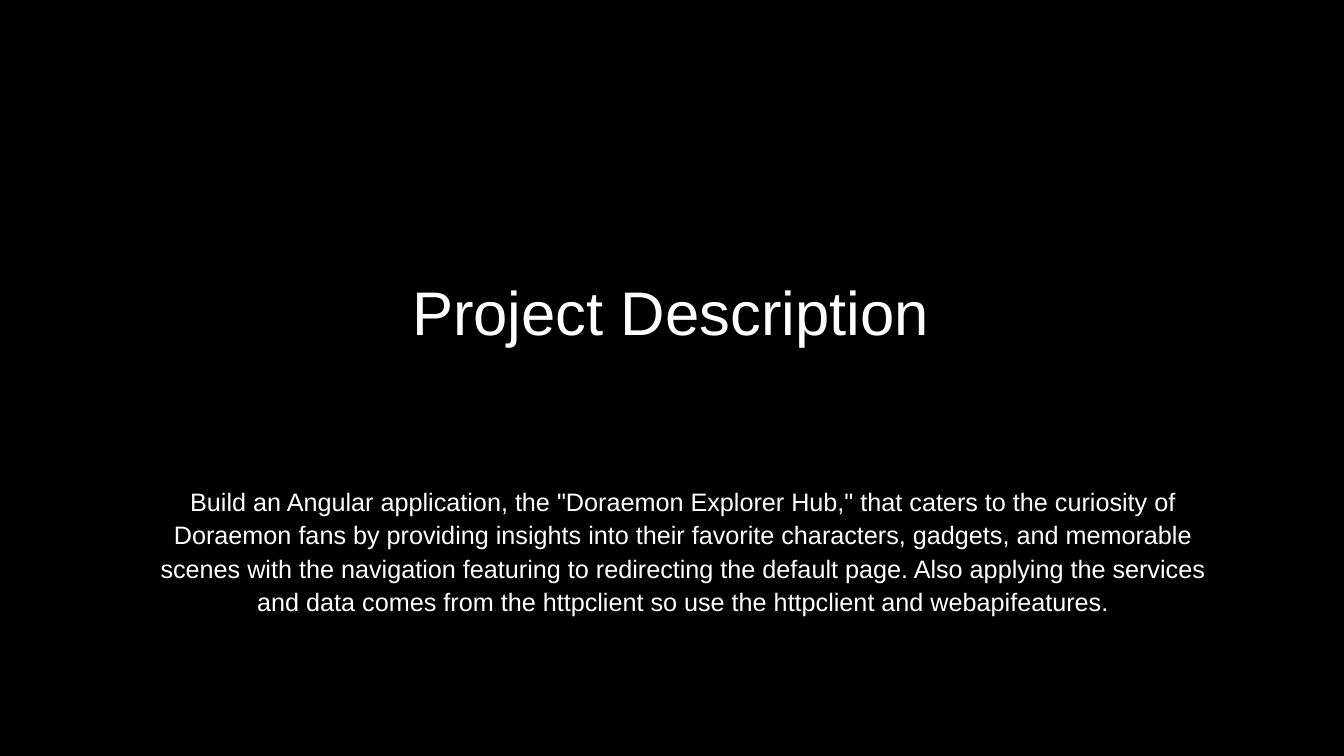
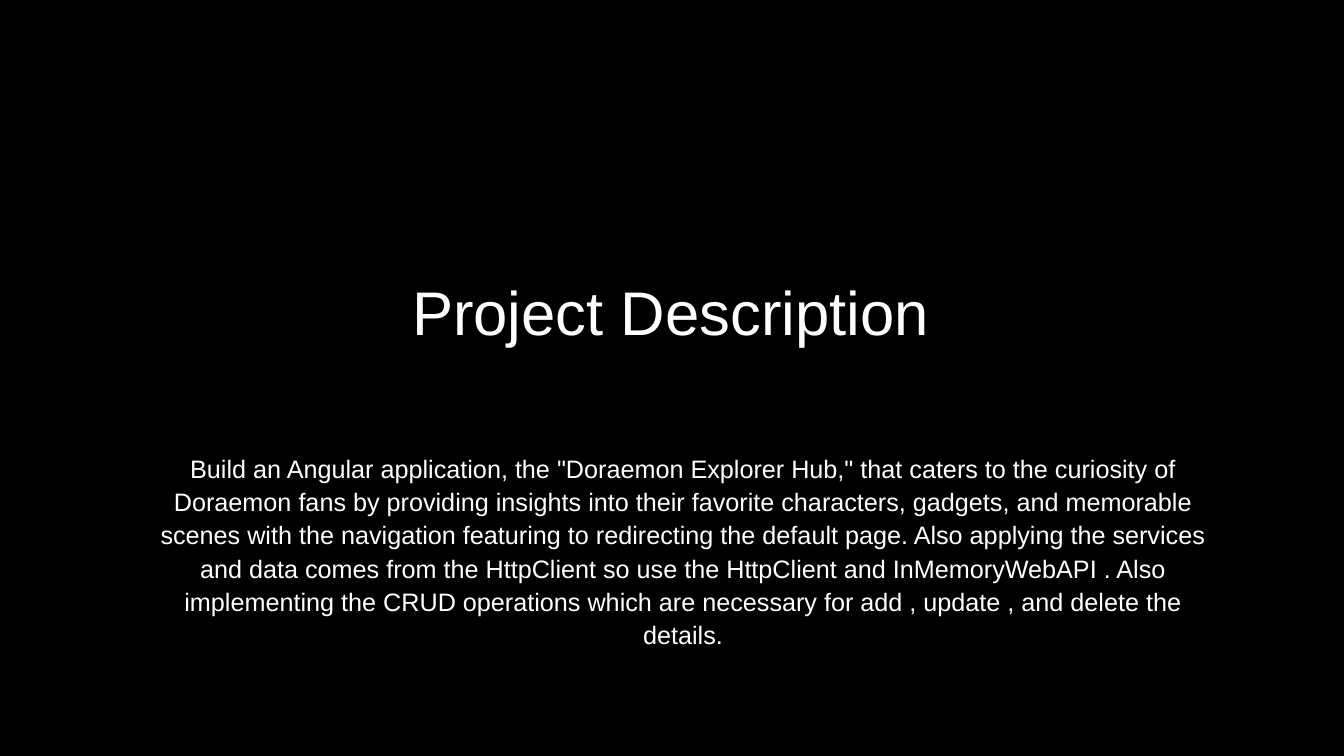
Before and after one commit to Nitanshi1/ANGULAR_Assesment, a slide deck: slide 1 of Doraemon_Hub_Adv/Doraemon_Explorer_Hub2.pptx (slide 2 before the commit). Drawn at 1344x756 pixels with LibreOffice and Linux fonts; fonts in the diff are those of the drawing; background and template pictures are left out; a plain dark background stands for a picture behind light text. Boxes give left, top, right and bottom in pixels: in the first picture for what was removed or moved away, otherwise in the second. Text is boxed around its words. In the diff, an @@ line names an element or a change of style, - is before the commit and + after.

```diff
--- a/Doraemon_Hub_Adv/Doraemon_Explorer_Hub2.pptx
+++ b/Doraemon_Hub_Adv/Doraemon_Explorer_Hub2.pptx
@@ text at <box>161,459,1205,645</box>: text changed @@
-Build an Angular application, the "Doraemon Explorer Hub," that caters to the curiosity of Doraemon fans by providing insights into their favorite characters, gadgets, and memorable scenes with the navigation featuring to redirecting the default page. Also applying the services and data comes from the httpclient so use the httpclient and webapifeatures.
+Build an Angular application, the "Doraemon Explorer Hub," that caters to the curiosity of Doraemon fans by providing insights into their favorite characters, gadgets, and memorable scenes with the navigation featuring to redirecting the default page. Also applying the services and data comes from the HttpClient so use the HttpClient and InMemoryWebAPI . Also implementing the CRUD operations which are necessary for add , update , and delete the details.
```
Also in this commit, not shown: 2 other slides changed, 3 slides removed, 10 other files.
